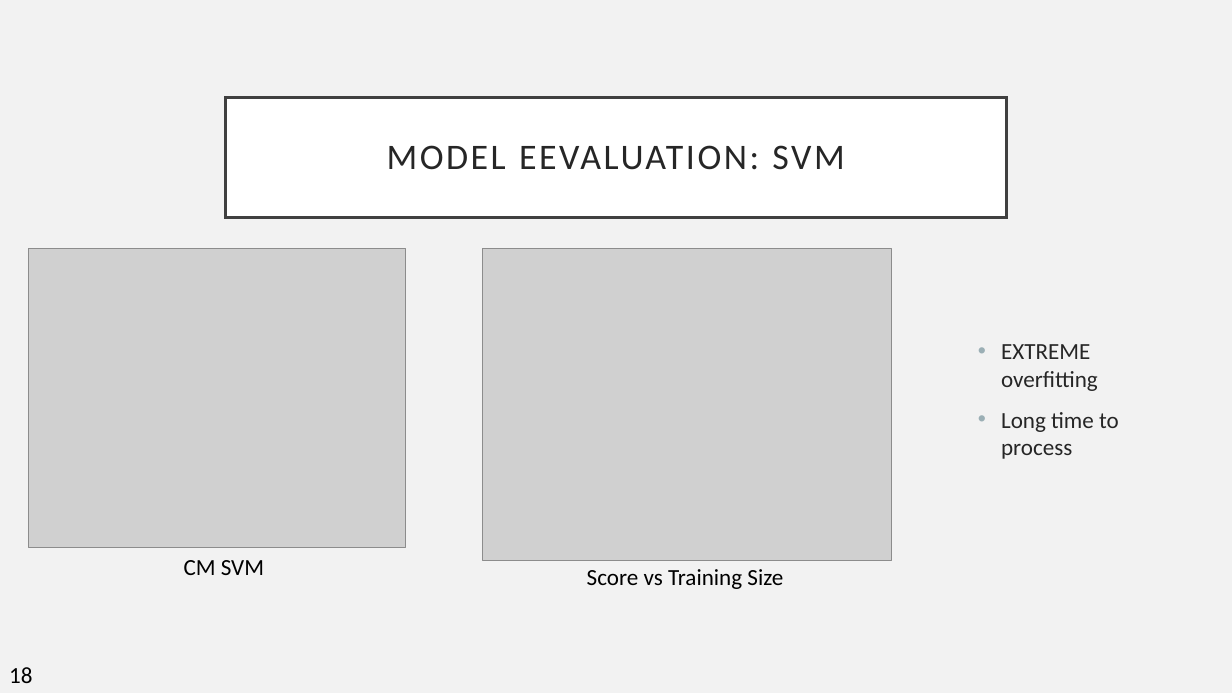
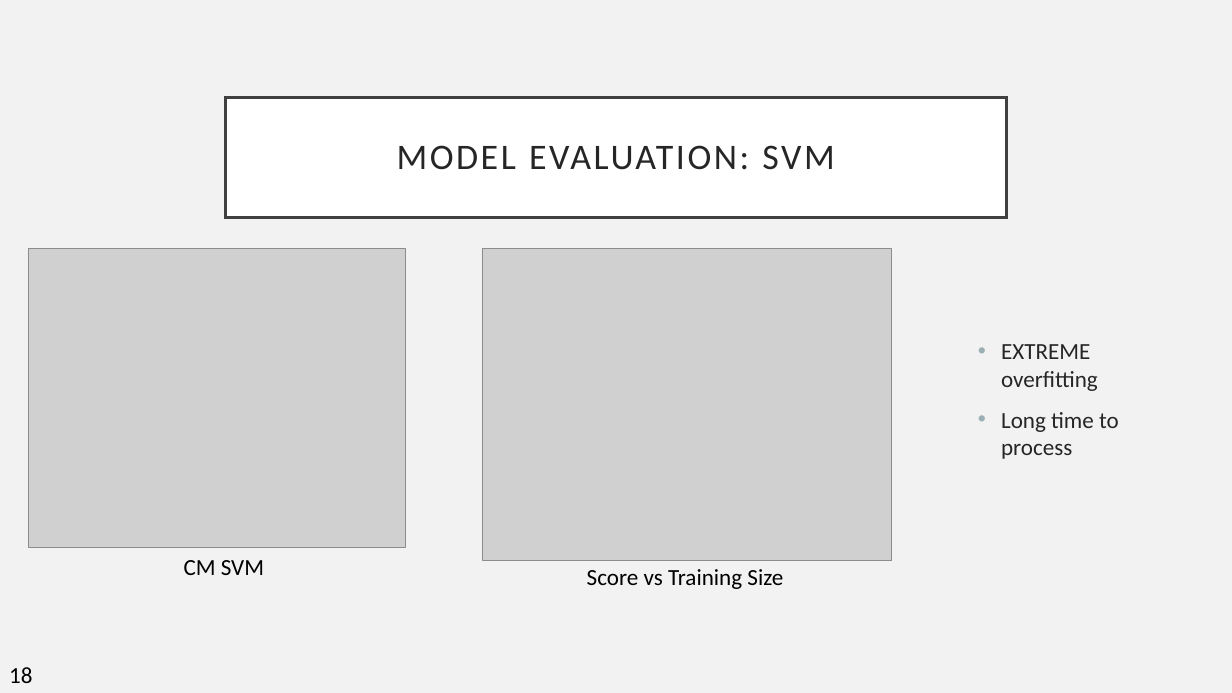
Before and after one commit to EZRA-DVLPR/MachineLearning-Comp542, a slide deck: slide 19 of group_proj/presentations/FinalPresentation.pptx. Drawn at 1232x693 pixels with LibreOffice and Linux fonts; fonts in the diff are those of the drawing; grey boxes stand for pictures. Boxes give left, top, right and bottom in pixels: in the first picture for what was removed or moved away, otherwise in the second. Text is boxed around its words. In the diff, an @@ line names an element or a change of style, - is before the commit and + after.

Commit message:
final ppt updates

```diff
--- a/group_proj/presentations/FinalPresentation.pptx
+++ b/group_proj/presentations/FinalPresentation.pptx
@@ title at (x1=397, y1=145, x2=834, y2=170): text changed @@
-MODEL EEVALUATION: SVM
+MODEL EVALUATION: SVM
```
Also in this commit, not shown: 2 other slides changed, 1 other file.
